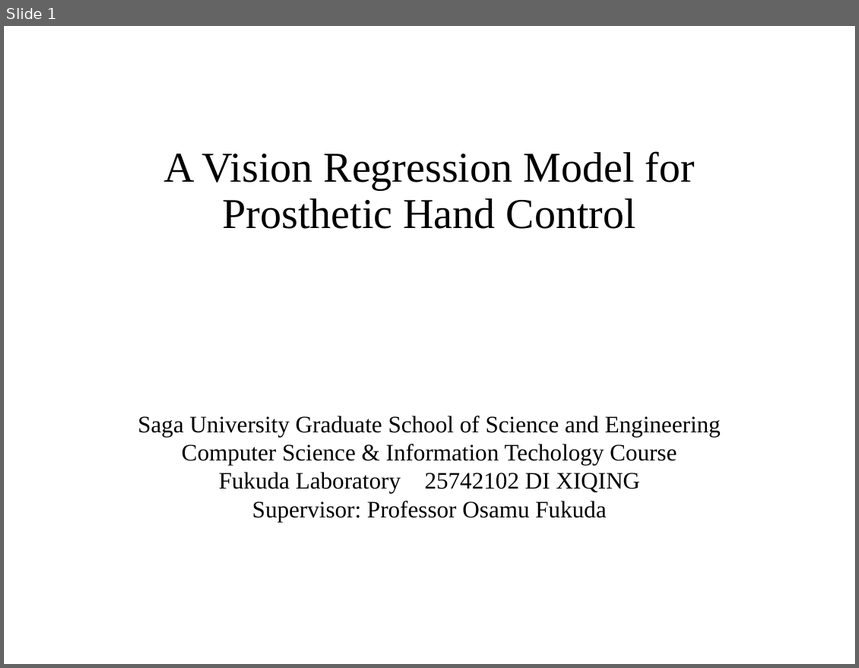
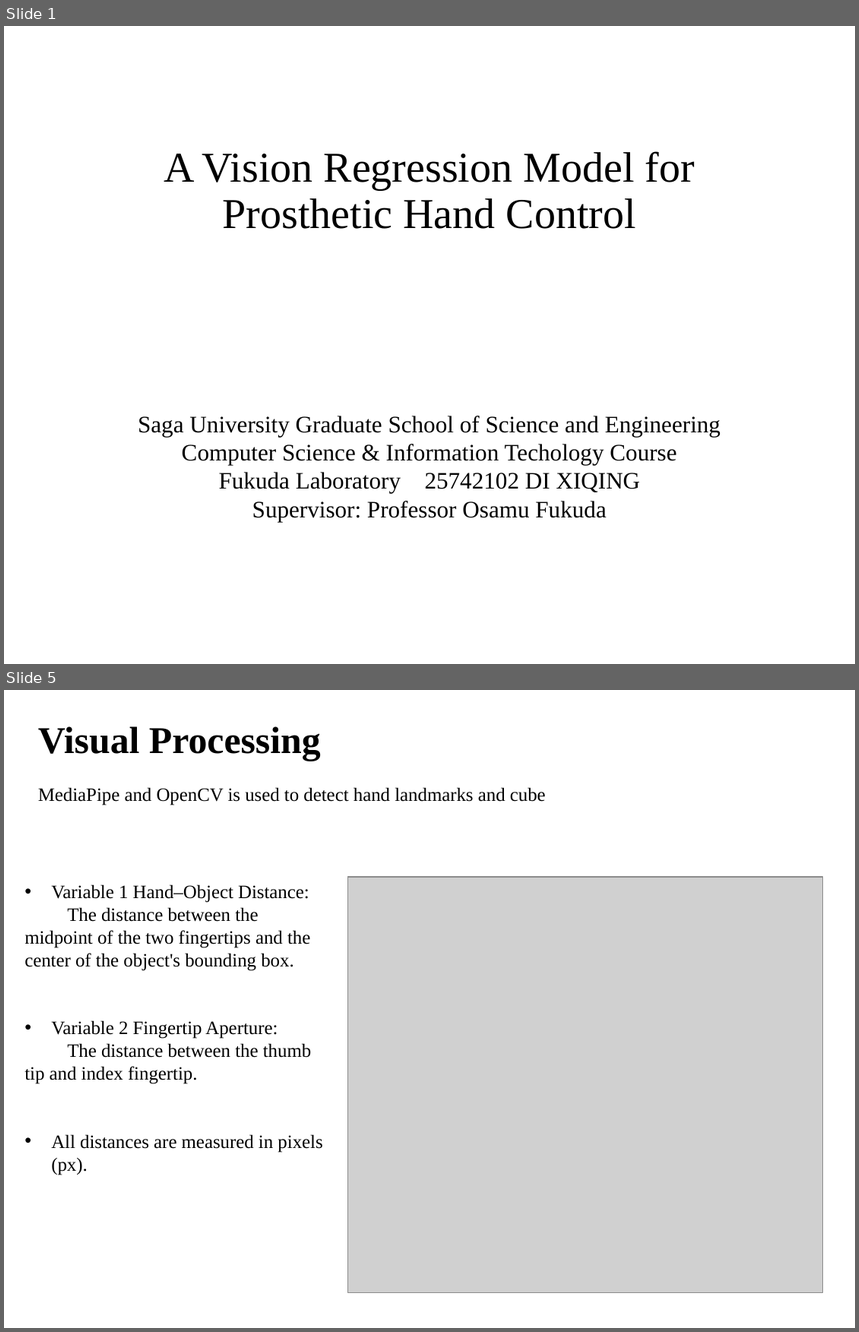
Before and after one commit to DiXiQing/Multimodal_Imitation_Learning, a slide deck: Zemi/2026-10-28-Di.pptx. Shown one above the other, each under a label of ours: slide 1 before the commit, slides 1 and 5 after it; the slides between them are not shown. The pictures are 859x668 and 859x1332 pixels, drawn with LibreOffice and Linux fonts; fonts in the diff are those of the drawing; grey boxes stand for pictures. Boxes give left, top, right and bottom in pixels: in the first picture for what was removed or moved away, otherwise in the second. Text is boxed around its words. In the diff, an @@ line names an element or a change of style, - is before the commit and + after.

```diff
--- a/Zemi/2026-10-28-Di.pptx
+++ b/Zemi/2026-10-28-Di.pptx
@@ slide 5 added at bbox=[4, 690, 855, 1328], background #FFFFFF @@
@@ text added at bbox=[38, 726, 321, 761], 32 pt, text #000000, bold @@
+Visual Processing
@@ text added at bbox=[38, 787, 546, 806], 16 pt, text #000000 @@
+MediaPipe and OpenCV is used to detect hand landmarks and cube
@@ text added at bbox=[25, 885, 322, 1176], 16 pt, text #000000 @@
+• Variable 1 Hand–Object Distance:
+The distance between the midpoint of the two fingertips and the center of the object's bounding box.
+• Variable 2 Fingertip Aperture:
+The distance between the thumb tip and index fingertip.
+• All distances are measured in pixels (px).
@@ picture added at bbox=[348, 877, 824, 1293] @@
```
Also in this commit, not shown: 4 slides changed, 8 other slides added, 12 slides removed, 49 other files.
